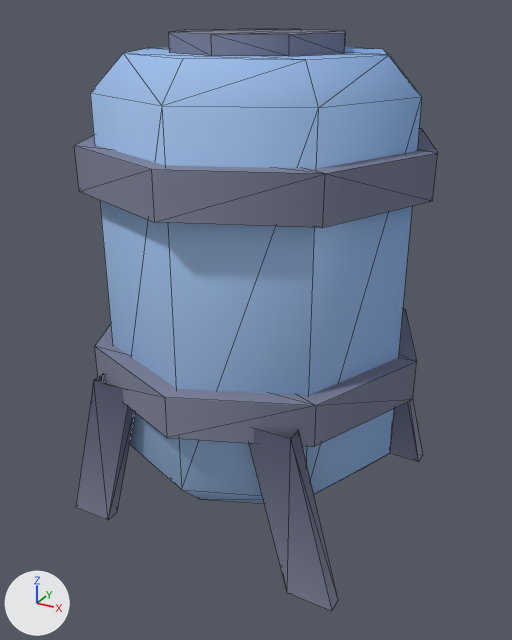
The glTF model public/models/water_tower.glb, before and after one commit.
Rendered twice from a 50 mm camera at (0.606, -1.245, 0.998) aimed at (-0.034, -0.081, 0.416). Every picture has the same lights, and +X, +Y and +Z are marked at lower left. The first picture is the older version. Mesh edges are drawn as thin lines. Where no turn or scale is listed for an object, it has been applied to the vertices.

Script lines for the objects in view, before the commit:
```python
me_detail_tank_006 = bpy.data.meshes.new('detail-tank.006')
me_detail_tank_006.from_pydata(...)  # 112 vertices, 178 faces; spans x -0.38..0.295, y -0.39..0.285, z 0.0..0.96
me_detail_tank_006.materials.append(mat_colormap_024)  # picture img_colormap
ob_detail_tank_002 = bpy.data.objects.new('detail-tank.002', me_detail_tank_006)
ob_detail_tank_002.location = (0.0, 0.0, 0.0)
```
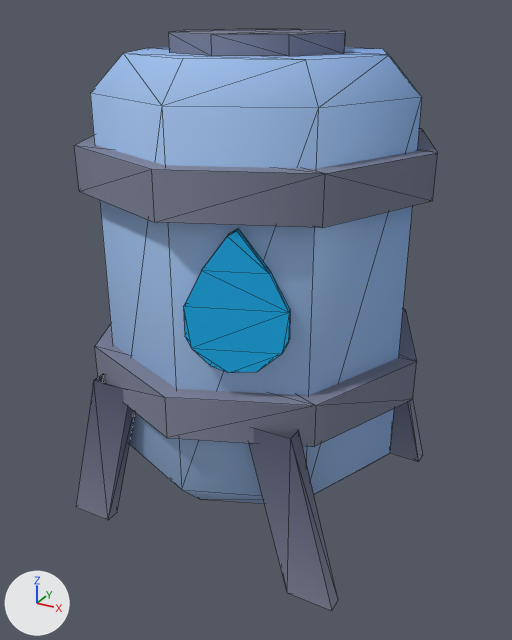
What changed in the scene script:
```text
Add mat_材质_010:
    mat_材质_010 = principled_material('材质.010')
    mat_材质_010.base_color = (0.0, 0.456, 0.913)  # cyan #00b4f5
Add me_leafig_mesh_011:
    me_leafig_mesh_011.from_pydata(...)  # 26 vertices, 48 faces; spans x -0.073..0.093, y -0.026..0.048, z 0.0..0.247
    me_leafig_mesh_011.materials.append(mat_材质_010)  # cyan #00b4f5
Add ob_cutout:
    ob_cutout = bpy.data.objects.new('Cutout', me_leafig_mesh_011)
    ob_cutout.location = (0.057, -0.342, 0.439)
```

Pixel boxes (x1, y1, x2, y2) of what changed, in the pictures (512 x 640 px):
'Cutout', added (cyan): after (183, 229, 290, 373)
